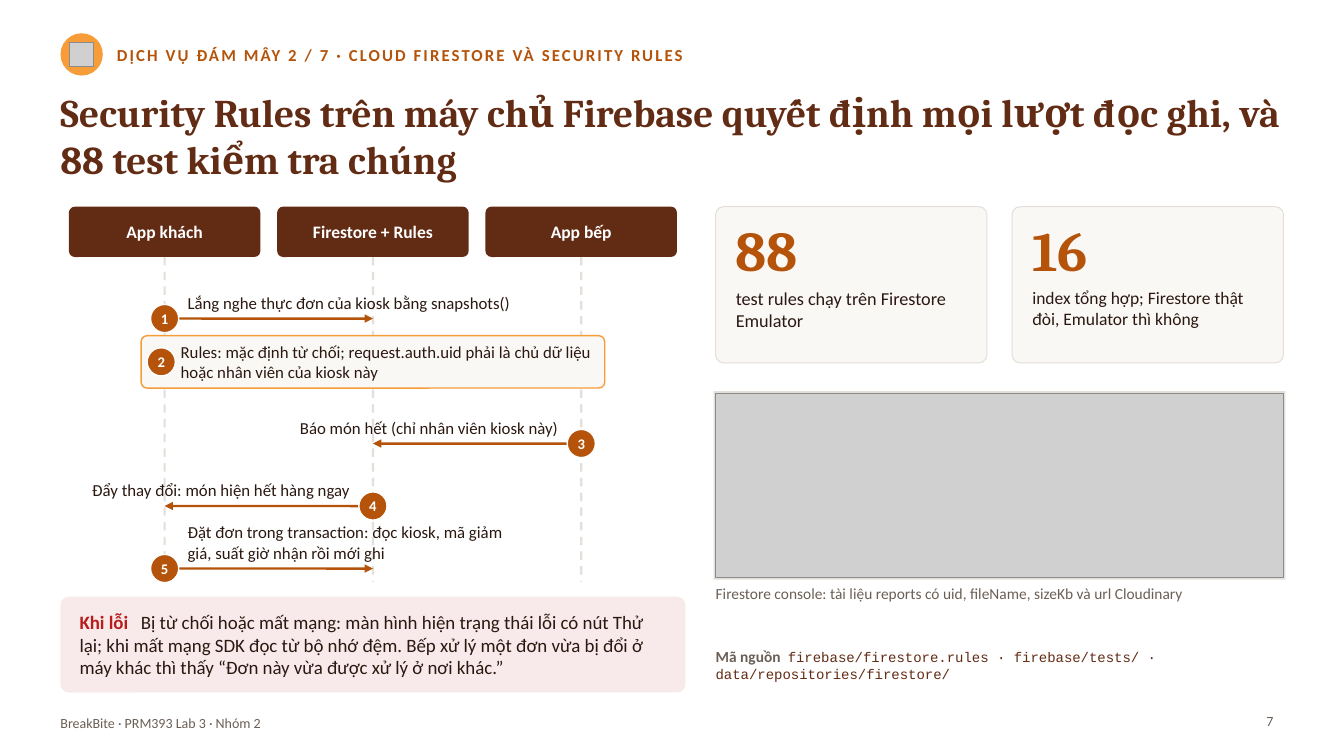
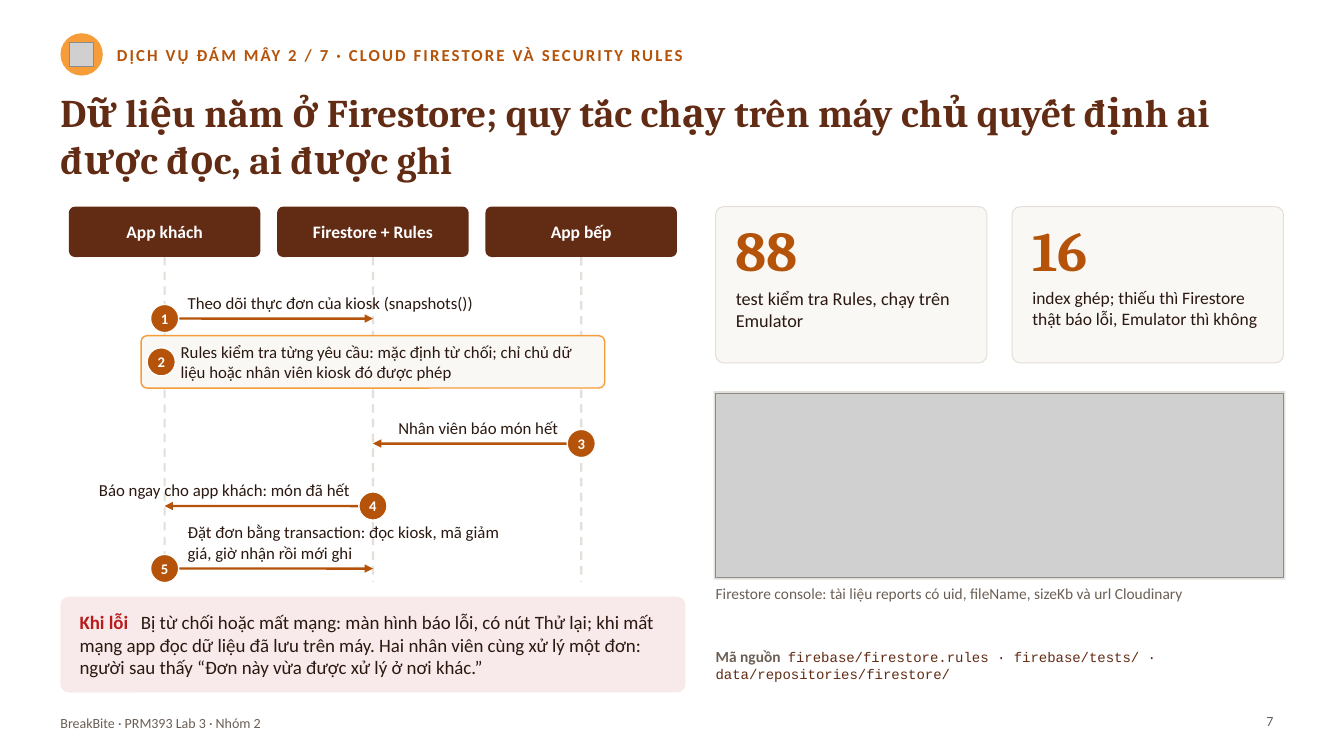
Before and after one commit to baonv0817/PRM393_Lab03_Group2, a slide deck: slide 7 of slides/Lab03_SE193905_slides.pptx. Drawn at 1344x756 pixels with LibreOffice and Linux fonts; fonts in the diff are those of the drawing; grey boxes stand for pictures. Boxes give left, top, right and bottom in pixels: in the first picture for what was removed or moved away, otherwise in the second. Text is boxed around its words. In the diff, an @@ line names an element or a change of style, - is before the commit and + after.

```diff
--- a/slides/Lab03_SE193905_slides.pptx
+++ b/slides/Lab03_SE193905_slides.pptx
@@ text at (x1=249, y1=94, x2=1210, y2=183): text changed @@
-Security Rules trên máy chủ Firebase quyết định mọi lượt đọc ghi, và 88 test kiểm tra chúng
+Dữ liệu nằm ở Firestore; quy tắc chạy trên máy chủ quyết định ai được đọc, ai được ghi
@@ text at (x1=188, y1=297, x2=473, y2=312): text changed @@
-Lắng nghe thực đơn của kiosk bằng snapshots()
+Theo dõi thực đơn của kiosk (snapshots())
@@ text at (x1=736, y1=291, x2=950, y2=327): text changed @@
-test rules chạy trên Firestore Emulator
+test kiểm tra Rules, chạy trên Emulator
@@ text at (x1=1032, y1=291, x2=1257, y2=328): text changed @@
-index tổng hợp; Firestore thật đòi, Emulator thì không
+index ghép; thiếu thì Firestore thật báo lỗi, Emulator thì không
@@ text in rounded rectangle at (x1=181, y1=345, x2=572, y2=381): text changed @@
-Rules: mặc định từ chối; request.auth.uid phải là chủ dữ liệu hoặc nhân viên của kiosk này
+Rules kiểm tra từng yêu cầu: mặc định từ chối; chỉ chủ dữ liệu hoặc nhân viên kiosk đó được phép
@@ text at (x1=398, y1=421, x2=558, y2=434): text changed @@
-Báo món hết (chỉ nhân viên kiosk này)
+Nhân viên báo món hết
@@ text at (x1=99, y1=483, x2=350, y2=499): text changed @@
-Đẩy thay đổi: món hiện hết hàng ngay
+Báo ngay cho app khách: món đã hết
@@ text at (x1=188, y1=525, x2=499, y2=562): text changed @@
-Đặt đơn trong transaction: đọc kiosk, mã giảm giá, suất giờ nhận rồi mới ghi
+Đặt đơn bằng transaction: đọc kiosk, mã giảm giá, giờ nhận rồi mới ghi
@@ text in rounded rectangle at (x1=80, y1=614, x2=653, y2=678): text changed @@
-Khi lỗi Bị từ chối hoặc mất mạng: màn hình hiện trạng thái lỗi có nút Thử lại; khi mất mạng SDK đọc từ bộ nhớ đệm. Bếp xử lý một đơn vừa bị đổi ở máy khác thì thấy “Đơn này vừa được xử lý ở nơi khác.”
+Khi lỗi Bị từ chối hoặc mất mạng: màn hình báo lỗi, có nút Thử lại; khi mất mạng app đọc dữ liệu đã lưu trên máy. Hai nhân viên cùng xử lý một đơn: người sau thấy “Đơn này vừa được xử lý ở nơi khác.”
```
Also in this commit, not shown: 14 other slides changed, 2 other files.
